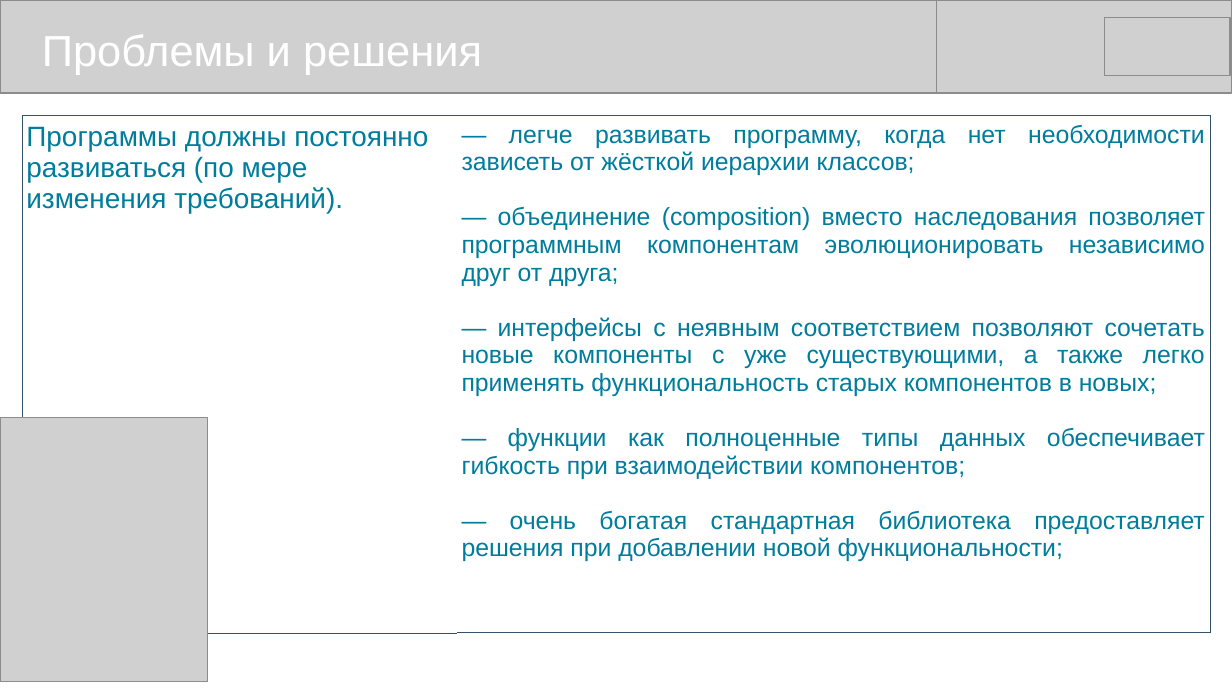
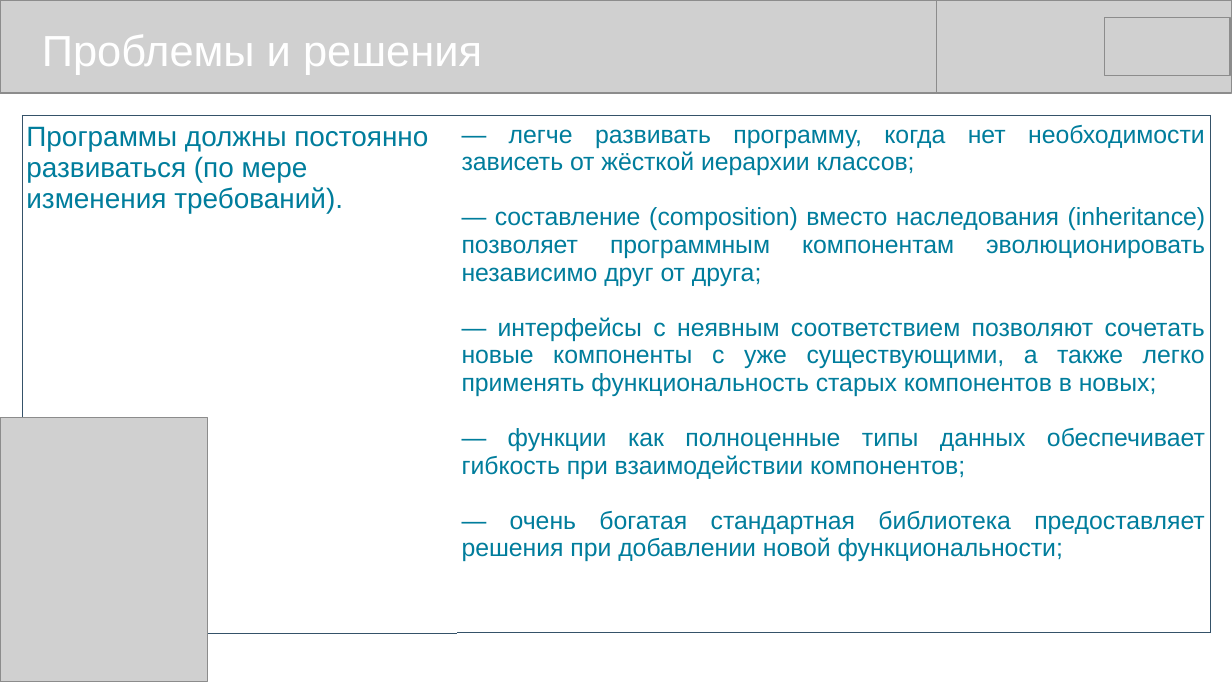
Before and after one commit to mike-shock/Go_language, a slide deck: slide 9 of view/Go_View.odp. Drawn at 1232x693 pixels with LibreOffice and Linux fonts; fonts in the diff are those of the drawing; grey boxes stand for pictures. Boxes give left, top, right and bottom in pixels: in the first picture for what was removed or moved away, otherwise in the second. Text is boxed around its words. In the diff, an @@ line names an element or a change of style, - is before the commit and + after.

```diff
--- a/view/Go_View.odp
+++ b/view/Go_View.odp
@@ table at (22,115,1211,594) @@
-row 1, column 2: — легче развивать программу, когда нет необходимости зависеть от жёсткой иерархии классов; / — объединение (composition) вместо наследования позволяет программным компонентам эволюционировать независимо друг от друга; / — интерфейсы с неявным соответствием позволяют сочетать новые компоненты с уже существующими, а также легко применять функциональность старых компонентов в новых; / — функции как полноценные типы данных обеспечивает гибкость при взаимодействии компонентов; / — очень богатая стандартная библиотека предоставляет решения при добавлении новой функциональности;
+row 1, column 2: — легче развивать программу, когда нет необходимости зависеть от жёсткой иерархии классов; / — составление (composition) вместо наследования (inheritance) позволяет программным компонентам эволюционировать независимо друг от друга; / — интерфейсы с неявным соответствием позволяют сочетать новые компоненты с уже существующими, а также легко применять функциональность старых компонентов в новых; / — функции как полноценные типы данных обеспечивает гибкость при взаимодействии компонентов; / — очень богатая стандартная библиотека предоставляет решения при добавлении новой функциональности;
```
Also in this commit, not shown: 12 other slides changed, 3 other files.
